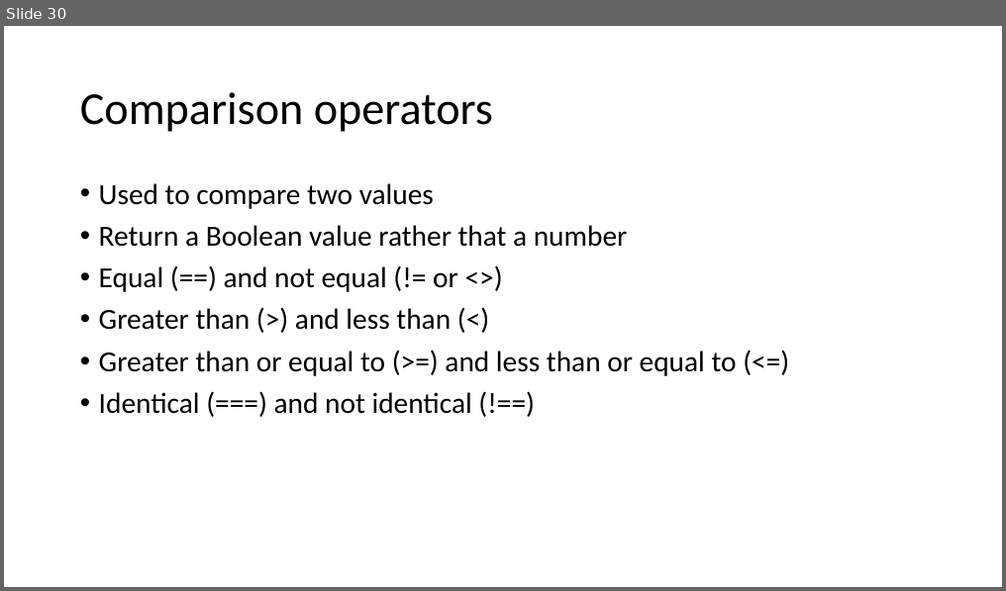
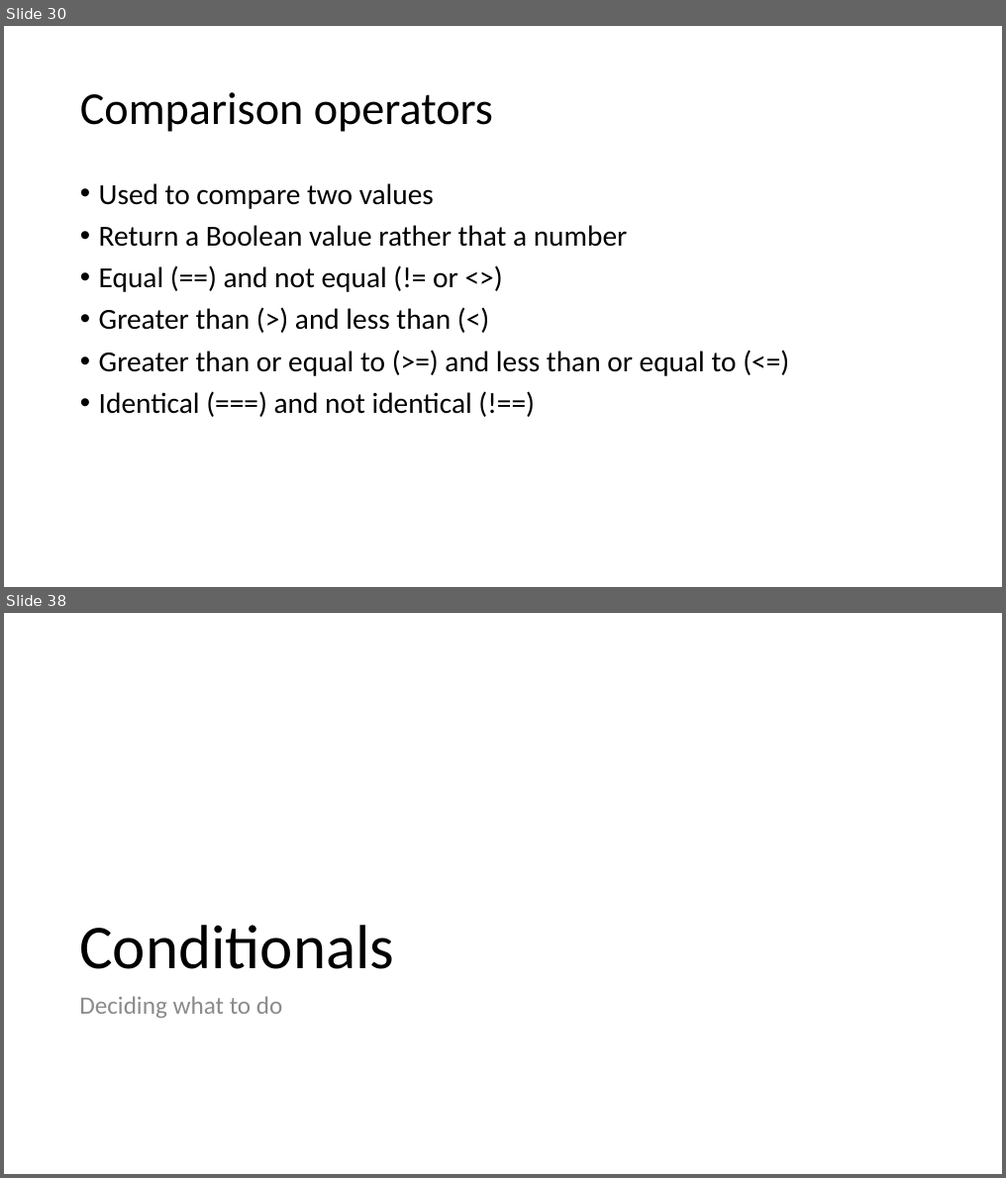
Before and after one commit to PHPEmbark/curriculum, a slide deck: course/1 - Basic Programming/Basics Of Programming.pptx. Shown one above the other, each under a label of ours: slide 30 before the commit, slides 30 and 38 after it; the slides between them are not shown. The pictures are 1006x591 and 1006x1178 pixels, drawn with LibreOffice and Linux fonts; fonts in the diff are those of the drawing. Boxes give left, top, right and bottom in pixels: in the first picture for what was removed or moved away, otherwise in the second. Text is boxed around its words. In the diff, an @@ line names an element or a change of style, - is before the commit and + after.

```diff
--- a/course/1 - Basic Programming/Basics Of Programming.pptx
+++ b/course/1 - Basic Programming/Basics Of Programming.pptx
@@ slide 38 added at (4,613,1002,1174), background #FFFFFF @@
@@ title added at (79,925,394,969), 60 pt, text #000000 @@
+Conditionals
@@ text added at (79,996,283,1018), 24 pt, text #8C8C8C @@
+Deciding what to do
```
Also in this commit, not shown: 2 slides changed, 11 other slides added, 1 other file.
